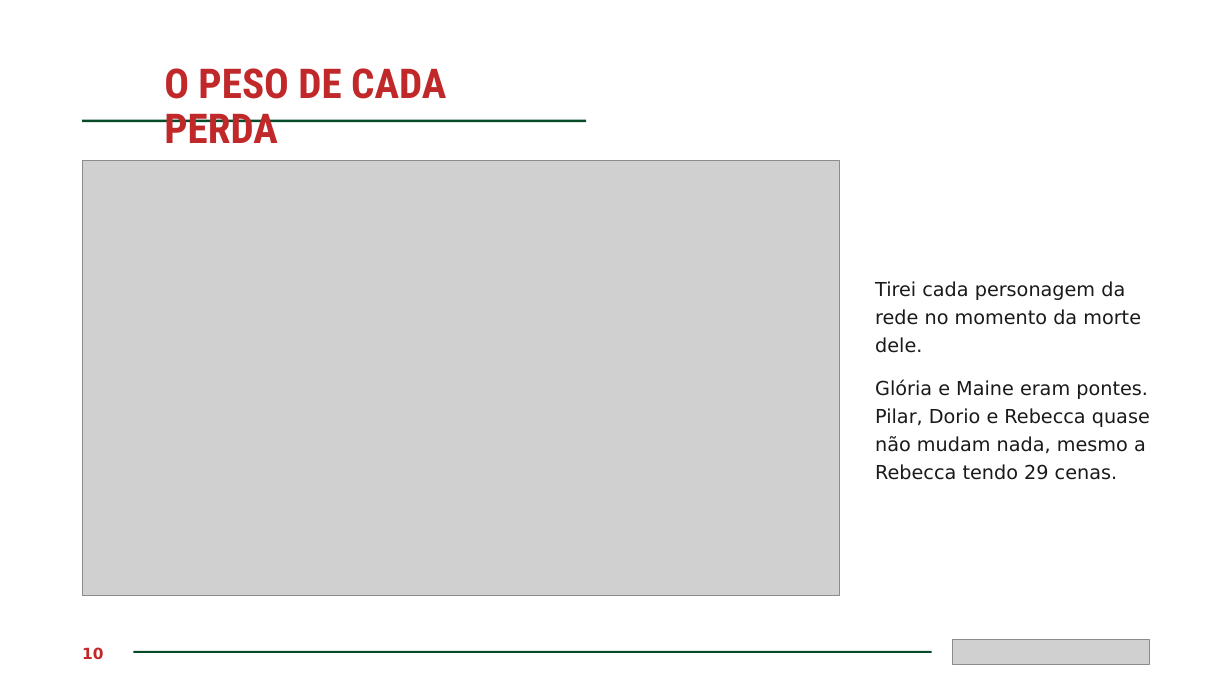
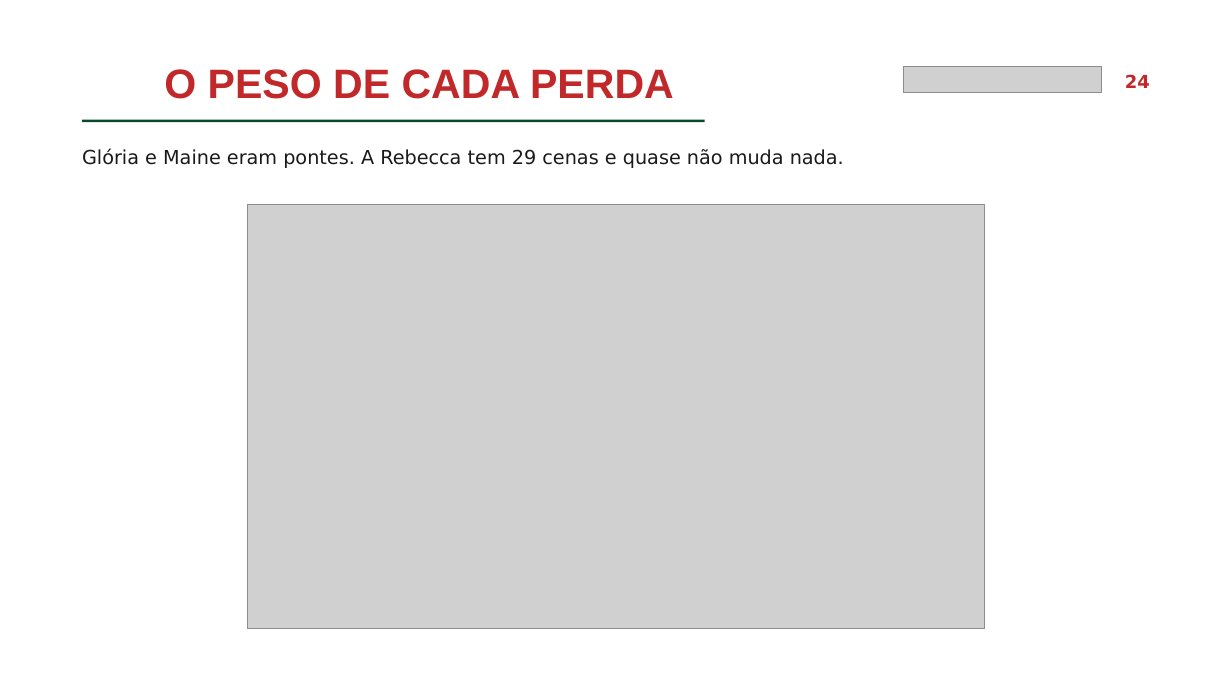
Before and after one commit to AlizonCaetano/dataset-cyberpunk, a slide deck: slide 24 of apresentacao.pptx (slide 10 before the commit). Drawn at 1232x693 pixels with LibreOffice and Linux fonts; fonts in the diff are those of the drawing; grey boxes stand for pictures. Boxes give left, top, right and bottom in pixels: in the first picture for what was removed or moved away, otherwise in the second. Text is boxed around its words. In the diff, an @@ line names an element or a change of style, - is before the commit and + after.

```diff
--- a/apresentacao.pptx
+++ b/apresentacao.pptx
@@ title "O PESO DE CADA PERDA" at <box>164,69,674,99</box>: font Roboto Condensed to Arial @@
@@ picture: place and size @@
-picture at <box>953,640,1151,665</box>
+picture at <box>904,67,1102,92</box>
@@ text added at <box>1125,74,1150,88</box>, 14 pt, text #C1282A, bold @@
+24
@@ line moved from (82, 121) - (586, 121) to (82, 121) - (705, 121) @@
@@ text added at <box>82,148,844,168</box>, 15 pt, text #1A1A1A @@
+Glória e Maine eram pontes. A Rebecca tem 29 cenas e quase não muda nada.
@@ picture: place and size @@
-picture at <box>82,161,839,596</box>
+picture at <box>248,204,984,628</box>
@@ text removed at <box>875,281,1141,353</box> @@
-Tirei cada personagem da rede no momento da morte dele.
@@ text removed at <box>875,380,1150,480</box> @@
-Glória e Maine eram pontes. Pilar, Dorio e Rebecca quase não mudam nada, mesmo a Rebecca tendo 29 cenas.
@@ text removed at <box>82,647,103,659</box> @@
-10
@@ rectangle removed at <box>133,652,932,653</box> @@
```
Also in this commit, not shown: 9 other slides changed, 20 slides added, 4 slides removed.
